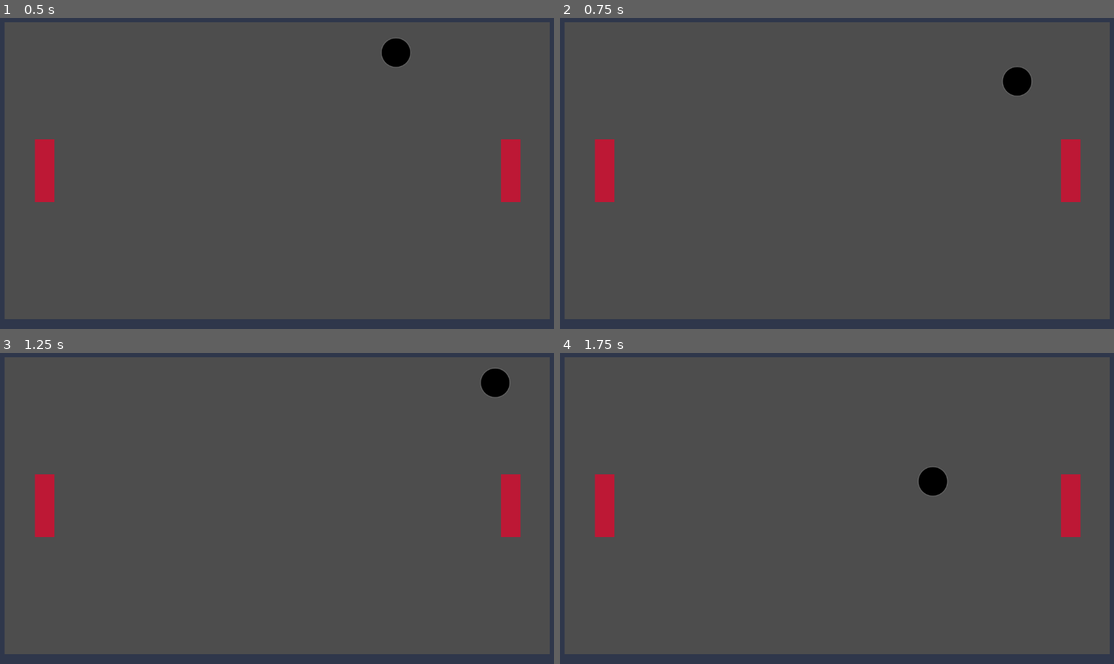
Above: before the commit, frames 1-4 (two rows, left to right).
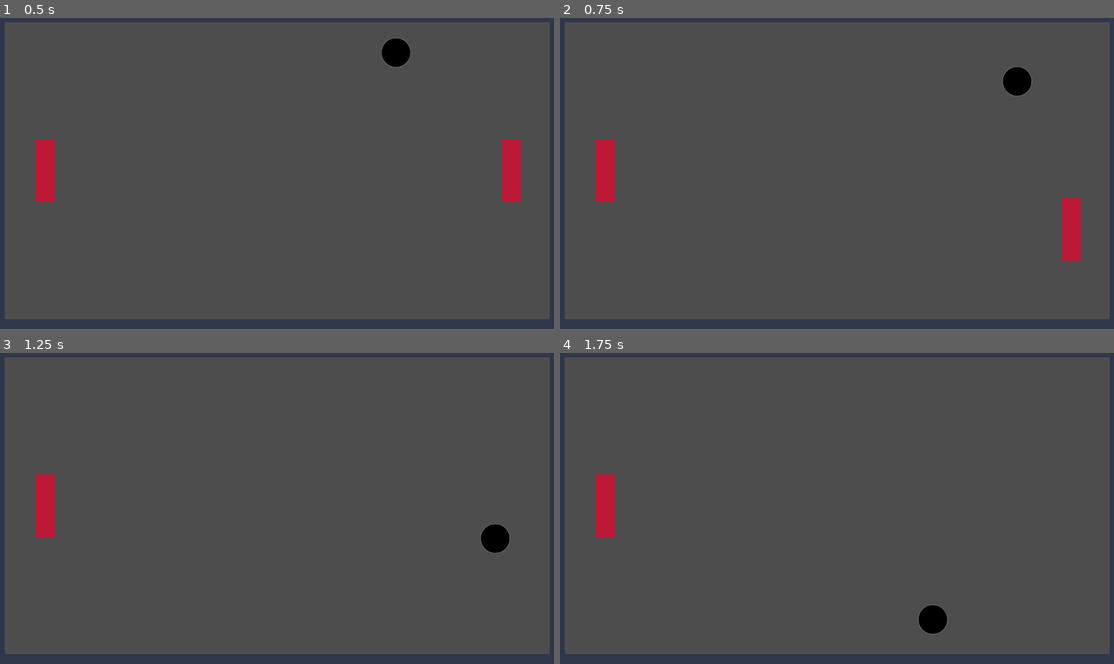
Above: after the commit, the same moments.

Repository: dagerydoo/jfk-game-building
Game: Godot game, scene res://game_board.tscn
The game is run twice, just before and just after one commit, with the same random seed, the same clock (stepped at 60 frames per second) and the same inputs.
Inputs:
- Up to frame 1 (0.5 s): no input
- Up to frame 2 (0.75 s): hold Down (right_paddle_down) from 0.53 s (still down)
- Up to frame 3 (1.25 s): keep holding Down (right_paddle_down)
- Up to frame 4 (1.75 s): keep holding Down (right_paddle_down)

Frame 1 is identical in both runs. In frame 2, 1.4% of the frame differs, in the area x 90-95%, y 39-79%; in frame 3, 1.4%; in frame 4, 1.5%, in the area x 64-95%, y 36-91%.

Commit message:
Added RightPaddle controls

Diff:
--- a/wall-ball/game_board.gd
+++ b/wall-ball/game_board.gd
@@ -1,6 +1,7 @@
 extends Node2D
 
 @onready var left_paddle = $LeftPaddle
+@onready var right_paddle = $RightPaddle
 
 @export var paddle_speed = 600.0
 
@@ -9,3 +10,7 @@
 		left_paddle.position += paddle_speed * Vector2.UP * delta
 	if Input.is_action_pressed("left_paddle_down"):
 		left_paddle.position += paddle_speed * Vector2.DOWN * delta
+	if Input.is_action_pressed("right_paddle_up"):
+		right_paddle.position += paddle_speed * Vector2.UP * delta
+	if Input.is_action_pressed("right_paddle_down"):
+		right_paddle.position += paddle_speed * Vector2.DOWN * delta
